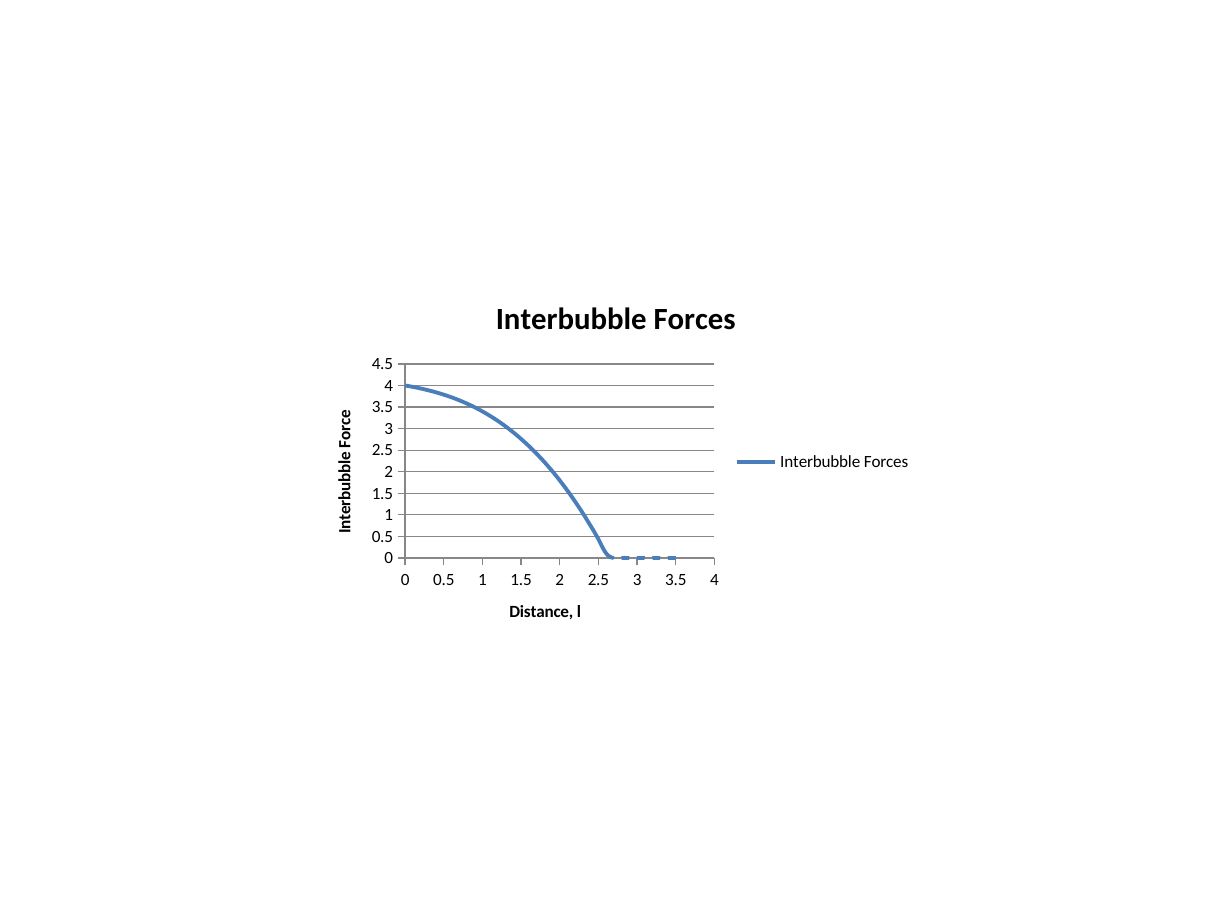
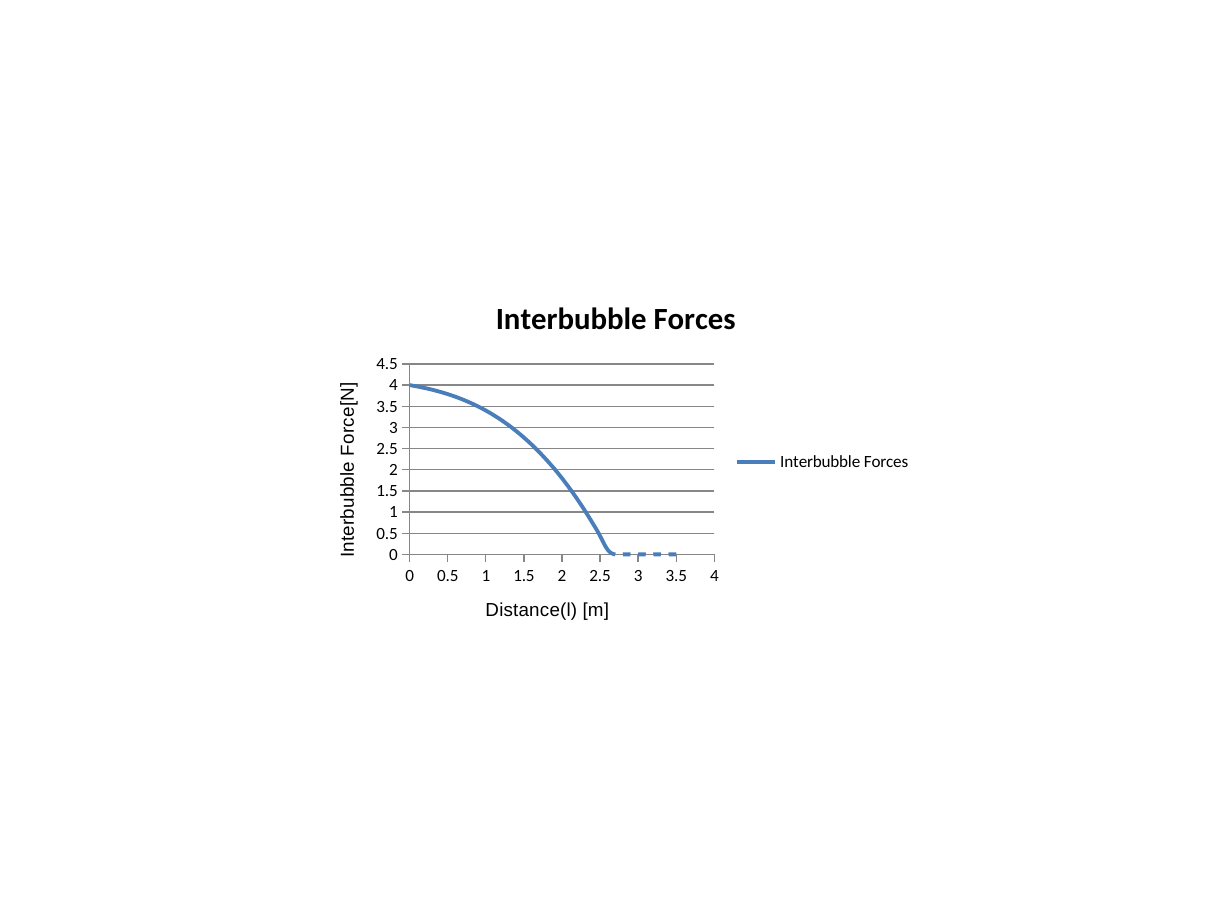
Before and after one commit to kadir4172/formation_control, a slide deck: slide 23 of Tez Çizimleri.pptx. Drawn at 1232x924 pixels with LibreOffice and Linux fonts; fonts in the diff are those of the drawing. Boxes give left, top, right and bottom in pixels: in the first picture for what was removed or moved away, otherwise in the second. Text is boxed around its words. In the diff, an @@ line names an element or a change of style, - is before the commit and + after.

```diff
--- a/Tez Çizimleri.pptx
+++ b/Tez Çizimleri.pptx
@@ scatter smooth chart at [308,277,924,647] @@
@@ category axis title "Distance, l" to "Distance(l) [m]" @@
@@ value axis title "Interbubble Force" to "Interbubble Force[N]" @@
```
Also in this commit, not shown: 5 other slides changed, 26 other files.
